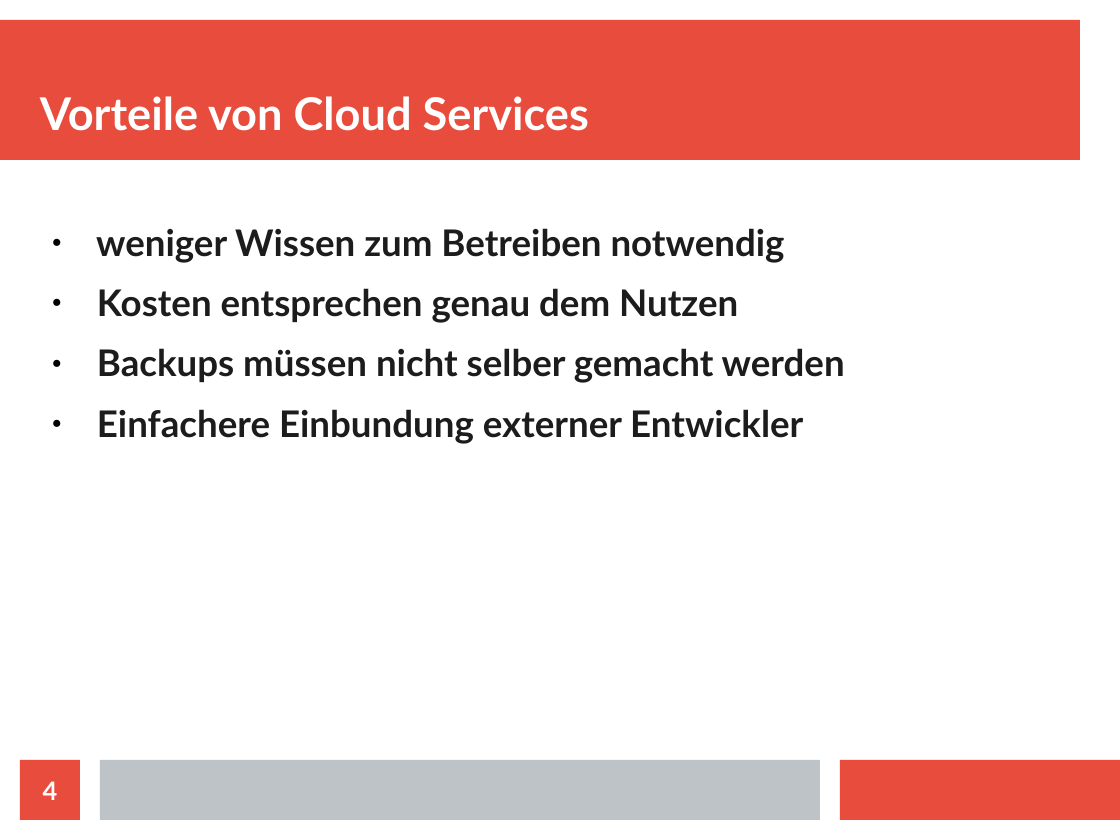
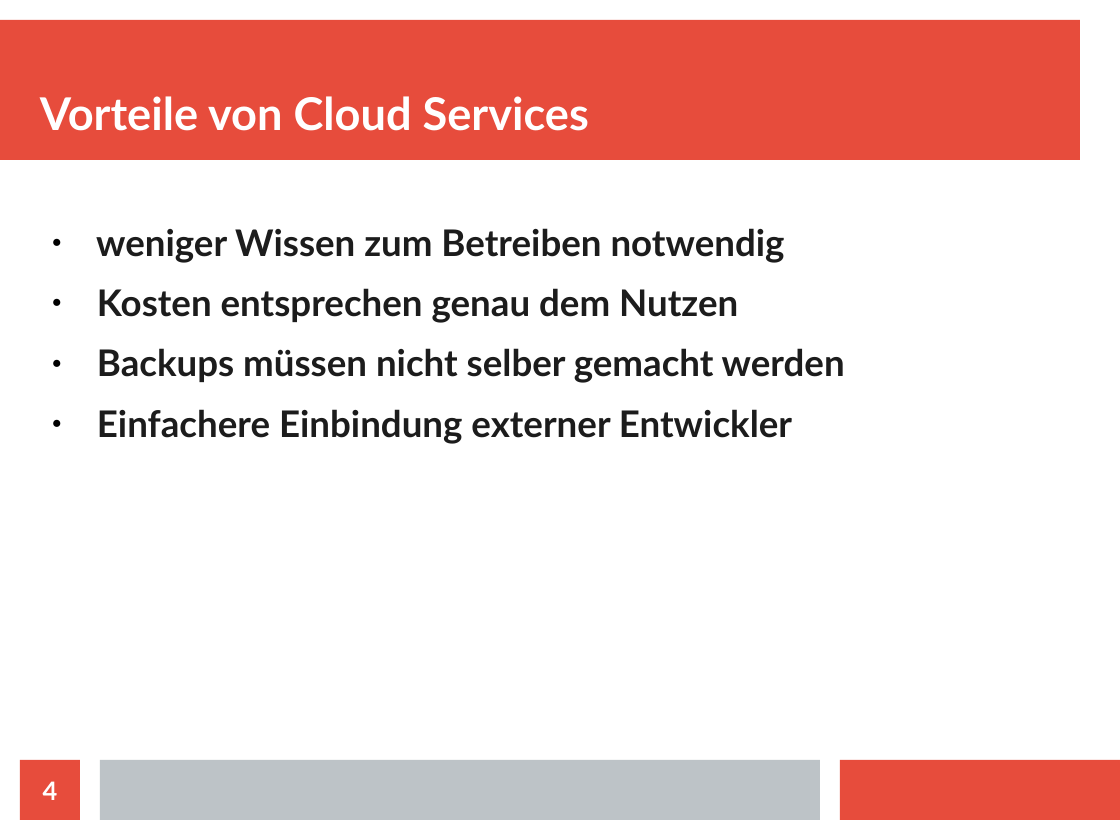
Before and after one commit to hslu-students/iteo-testate, a slide deck: slide 4 of cloud-services/cloud-services.odp. Drawn at 1120x840 pixels with LibreOffice and Linux fonts; fonts in the diff are those of the drawing. Boxes give left, top, right and bottom in pixels: in the first picture for what was removed or moved away, otherwise in the second. Text is boxed around its words. In the diff, an @@ line names an element or a change of style, - is before the commit and + after.

```diff
--- a/cloud-services/cloud-services.odp
+++ b/cloud-services/cloud-services.odp
@@ text at <box>97,409,792,444</box>: text changed @@
-● Einfachere Einbundung externer Entwickler
+● Einfachere Einbindung externer Entwickler
```
Also in this commit, not shown: 3 other files.
